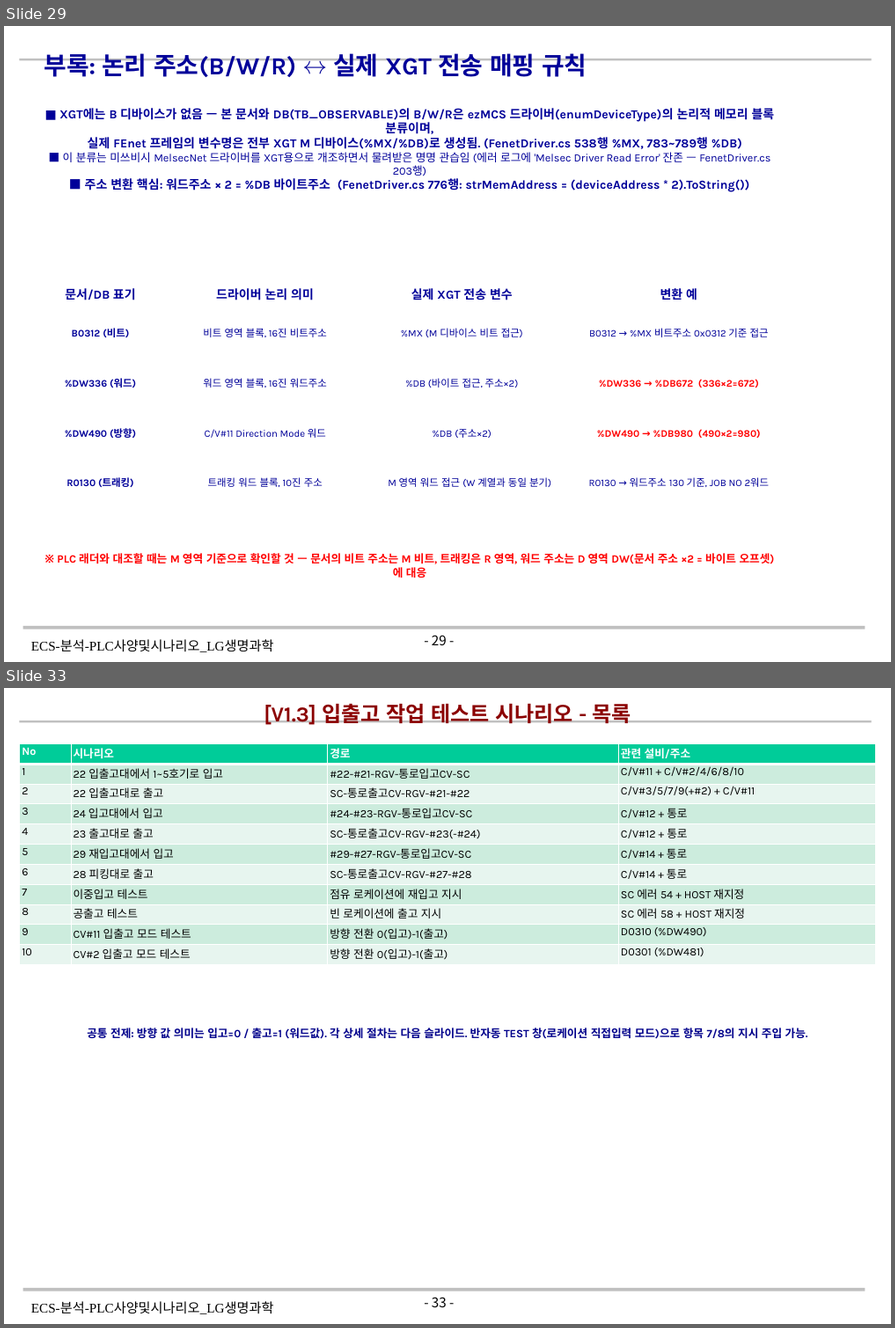
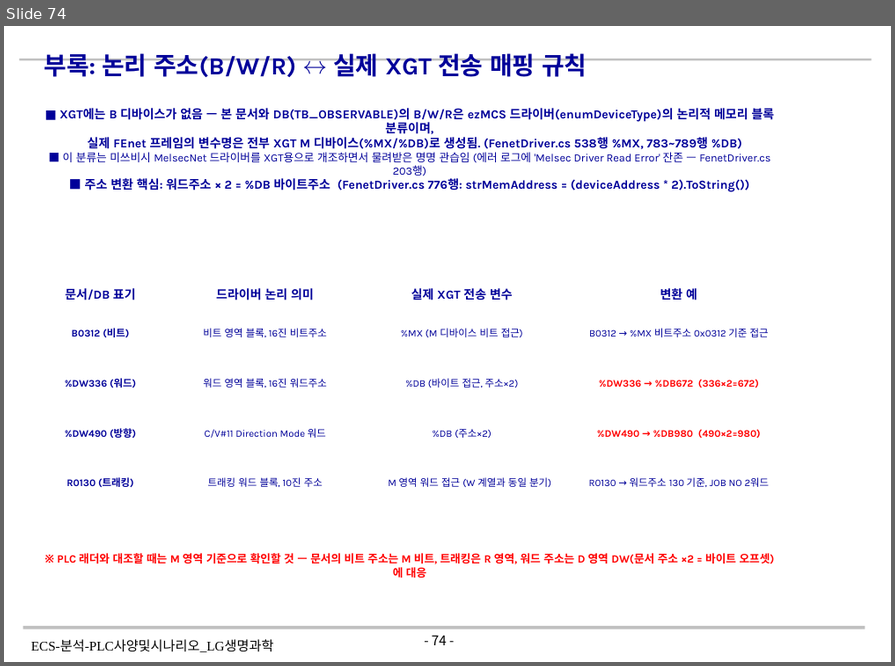
Before and after one commit to yeorijby-coder/LGLS_ALL, a slide deck: ECS-분석-PLC사양및시나리오_LG생명과학_V1.3_20260819.pptx. Shown one above the other, each under a label of ours: slides 29 and 33 before the commit, slide 74 after it; the slides between them are not shown. The pictures are 895x1328 and 895x666 pixels, drawn with LibreOffice and Linux fonts; fonts in the diff are those of the drawing; background and template pictures are left out. Boxes give left, top, right and bottom in pixels: in the first picture for what was removed or moved away, otherwise in the second. Text is boxed around its words. In the diff, an @@ line names an element or a change of style, - is before the commit and + after.

```diff
--- a/ECS-분석-PLC사양및시나리오_LG생명과학_V1.3_20260819.pptx
+++ b/ECS-분석-PLC사양및시나리오_LG생명과학_V1.3_20260819.pptx
@@ slide 33 removed at box(4, 688, 891, 1324), background #FFFFFF; not listed: 4 template elements that a slide beside it also shows @@
@@ text removed at box(264, 703, 631, 725) @@
-[V1.3] 입출고 작업 테스트 시나리오 - 목록
@@ table removed at box(19, 743, 876, 964), 11 rows, 4 columns @@
-No | 시나리오 | 경로 | 관련 설비/주소
-1 | 22 입출고대에서 1~5호기로 입고 | #22-#21-RGV-통로입고CV-SC | C/V#11 + C/V#2/4/6/8/10
-2 | 22 입출고대로 출고 | SC-통로출고CV-RGV-#21-#22 | C/V#3/5/7/9(+#2) + C/V#11
-3 | 24 입고대에서 입고 | #24-#23-RGV-통로입고CV-SC | C/V#12 + 통로
-4 | 23 출고대로 출고 | SC-통로출고CV-RGV-#23(-#24) | C/V#12 + 통로
-5 | 29 재입고대에서 입고 | #29-#27-RGV-통로입고CV-SC | C/V#14 + 통로
-6 | 28 피킹대로 출고 | SC-통로출고CV-RGV-#27-#28 | C/V#14 + 통로
-7 | 이중입고 테스트 | 점유 로케이션에 재입고 지시 | SC 에러 54 + HOST 재지정
-8 | 공출고 테스트 | 빈 로케이션에 출고 지시 | SC 에러 58 + HOST 재지정
-9 | CV#11 입출고 모드 테스트 | 방향 전환 0(입고)-1(출고) | D0310 (%DW490)
-10 | CV#2 입출고 모드 테스트 | 방향 전환 0(입고)-1(출고) | D0301 (%DW481)
@@ text removed at box(87, 1026, 808, 1041) @@
-공통 전제: 방향 값 의미는 입고=0 / 출고=1 (워드값). 각 상세 절차는 다음 슬라이드. 반자동 TEST 창(로케이션 직접입력 모드)으로 항목 7/8의 지시 주입 가능.
@@ what was slide 29 is now slide 74 @@
@@ page number at box(432, 636, 447, 646): text changed @@
-- 29 -
+- 74 -
```
Also in this commit, not shown: 1 slide changed, 45 slides added, 13 other slides removed.
